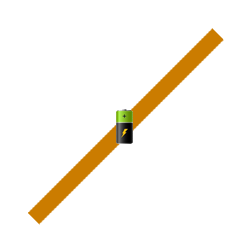
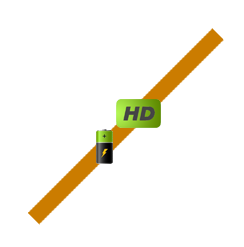
Comparing the layer stacks of the two (244, 247) images. Changes:
showed "Battery and HD" over [left=96, top=99, right=161, bottom=164]
hid "Battery alone" over [left=116, top=109, right=133, bottom=144]
